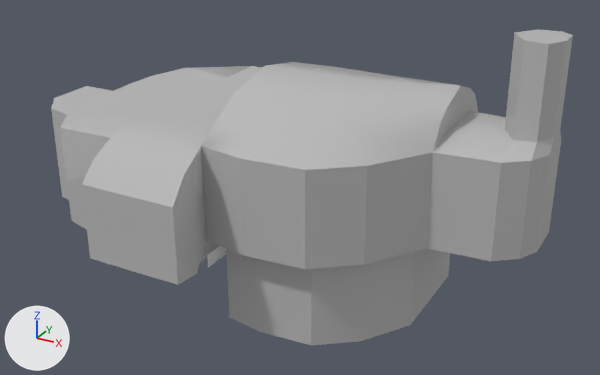
One commit to the FBX model StaticDerbyGit/Assets/ModelImports/Level3_levellayout/level layout.fbx: the scene before it, then after it.
Both versions are drawn from a 50 mm camera at (51.6, -96.0, 50.1) aimed at (2.6, -6.9, 5.6). The lights are fixed; the arrows at lower left show +X, +Y and +Z. Where no turn or scale is listed for an object, it has been applied to the vertices. Vertices at the same position are counted once.

Names of what the first picture shows: 'floor', 'wall'.
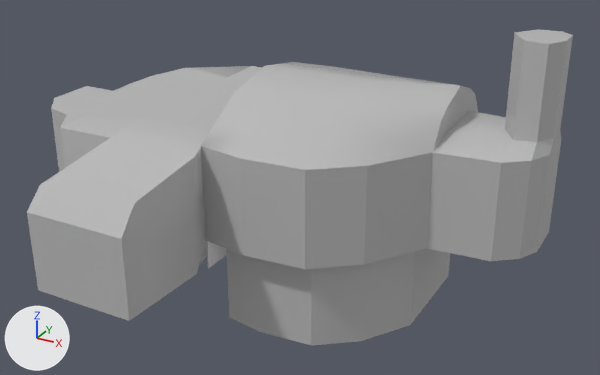
What differs and where, as boxes [x1, y1, x2, y2] in the pictures (600 x 375 px; the box of a moved part takes in the faces that stretch with it):
```json
{"object": "wall", "change": "reshaped", "before": [51, 29, 573, 285], "after": [27, 29, 573, 321], "on screen": "14% taller"}
{"part": 1, "of": "me_mesh_002", "change": "moved or reshaped", "before": [82, 138, 197, 285], "after": [27, 138, 197, 321]}
```

Edits to the scene script, one JSON object a line:
```json
{"block": "me_mesh_002", "where": "me_mesh_002.from_pydata(...)  # 260 vertices, 236 faces; spans x -33.0..35.3, y -22.9..20.8, z -4.3..26.9"}
{"block": "me_mesh_002", "where": "# used by ob_wall; location = (-2.56, -2.66, 0.0)"}
{"block": "me_mesh_002", "change": "me_mesh_002 part 1: all 20 vertices in x -15.7..-1.6, y -22.9..-19.9, z -1.7..11.7 are moved by (0.0, -9.2, 0.0)"}
```
